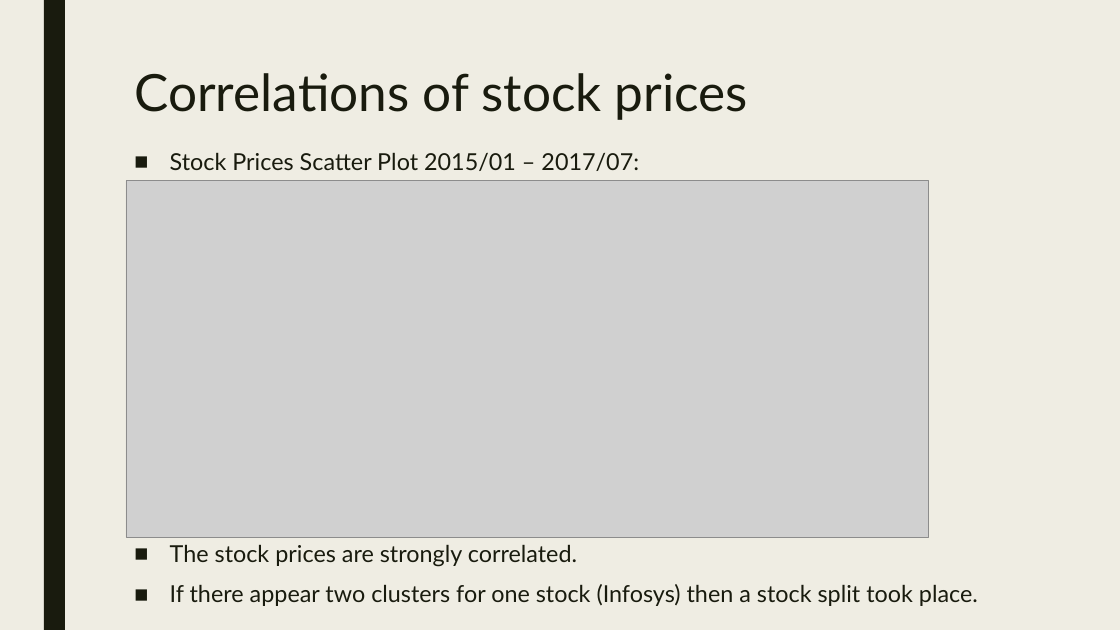
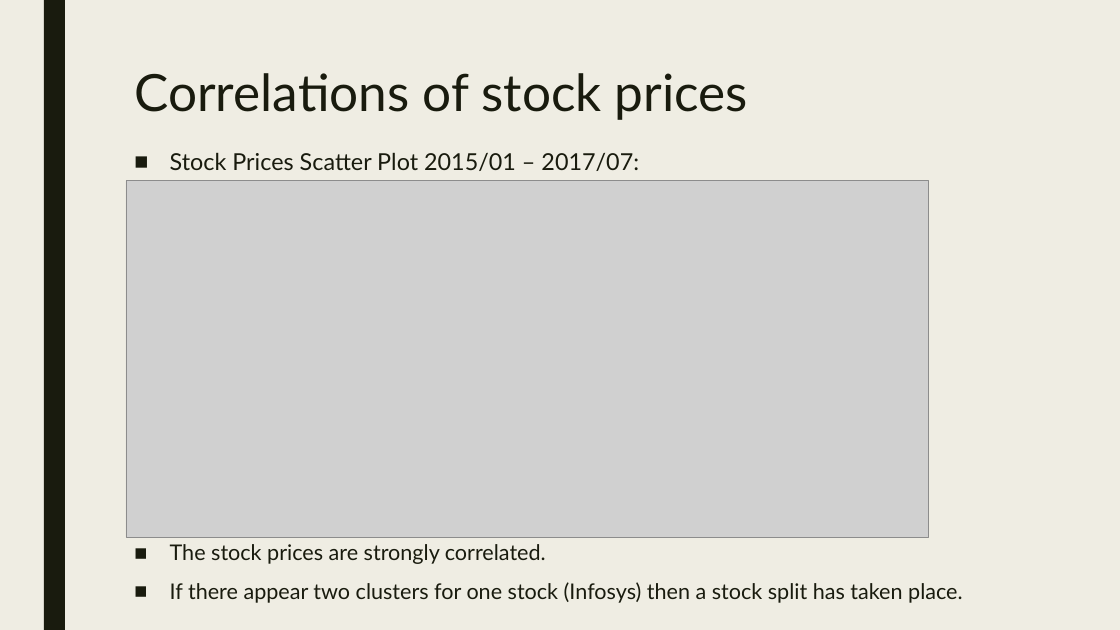
Before and after one commit to StefHai/NYCDS_Projects, a slide deck: slide 5 of 010 Shiny/Shiny Project Slides.pptx. Drawn at 1120x630 pixels with LibreOffice and Linux fonts; fonts in the diff are those of the drawing; grey boxes stand for pictures. Boxes give left, top, right and bottom in pixels: in the first picture for what was removed or moved away, otherwise in the second. Text is boxed around its words. In the diff, an @@ line names an element or a change of style, - is before the commit and + after.

```diff
--- a/010 Shiny/Shiny Project Slides.pptx
+++ b/010 Shiny/Shiny Project Slides.pptx
@@ text at bbox=[170, 544, 546, 564]: size 20 to 18.5 pt in "The stock prices are strongly correlated." @@
@@ text at bbox=[170, 582, 962, 603]: text changed; size 20 to 18.5 pt @@
-■ If there appear two clusters for one stock (Infosys) then a stock split took place.
+■ If there appear two clusters for one stock (Infosys) then a stock split has taken place.
```
Also in this commit, not shown: 6 other slides changed, 1 other file.
